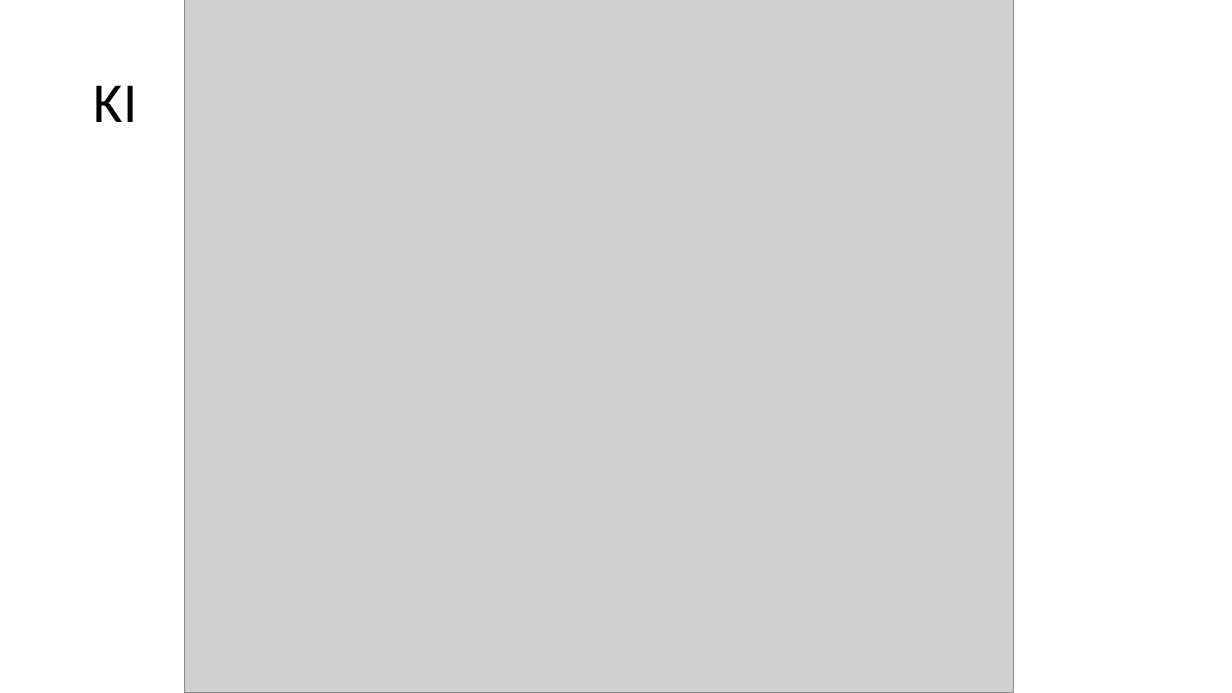
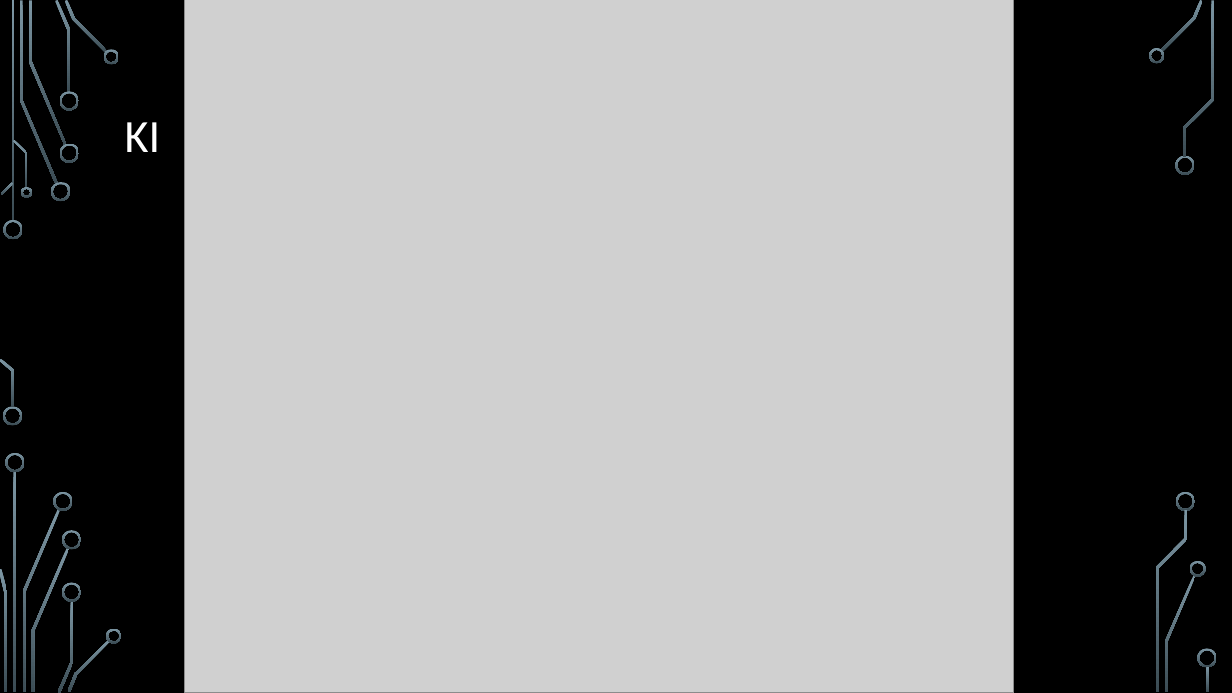
Before and after one commit to nielsq/CreativeNonSense, a slide deck: slide 5 of 12-Skymensions-JanzenQuanzJonetzko.pptx. Drawn at 1232x693 pixels with LibreOffice and Linux fonts; fonts in the diff are those of the drawing; grey boxes stand for pictures; background and template pictures are left out. Boxes give left, top, right and bottom in pixels: in the first picture for what was removed or moved away, otherwise in the second. Text is boxed around its words. In the diff, an @@ line names an element or a change of style, - is before the commit and + after.

Commit message:
Präsi Design

```diff
--- a/12-Skymensions-JanzenQuanzJonetzko.pptx
+++ b/12-Skymensions-JanzenQuanzJonetzko.pptx
@@ background #FFFFFF to picture (left out) @@
@@ title "KI": place and size @@
-title "KI" at [94, 85, 137, 122]
+title "KI" at [125, 122, 161, 152]
@@ title "KI" at [125, 122, 161, 152]: size 44 to 36 pt, text colour #000000 to #FFFFFF @@
@@ group added at [0, 0, 1217, 693]: 33 freeform shapes, 3 rectangles @@
```
Also in this commit, not shown: 12 other slides changed.
